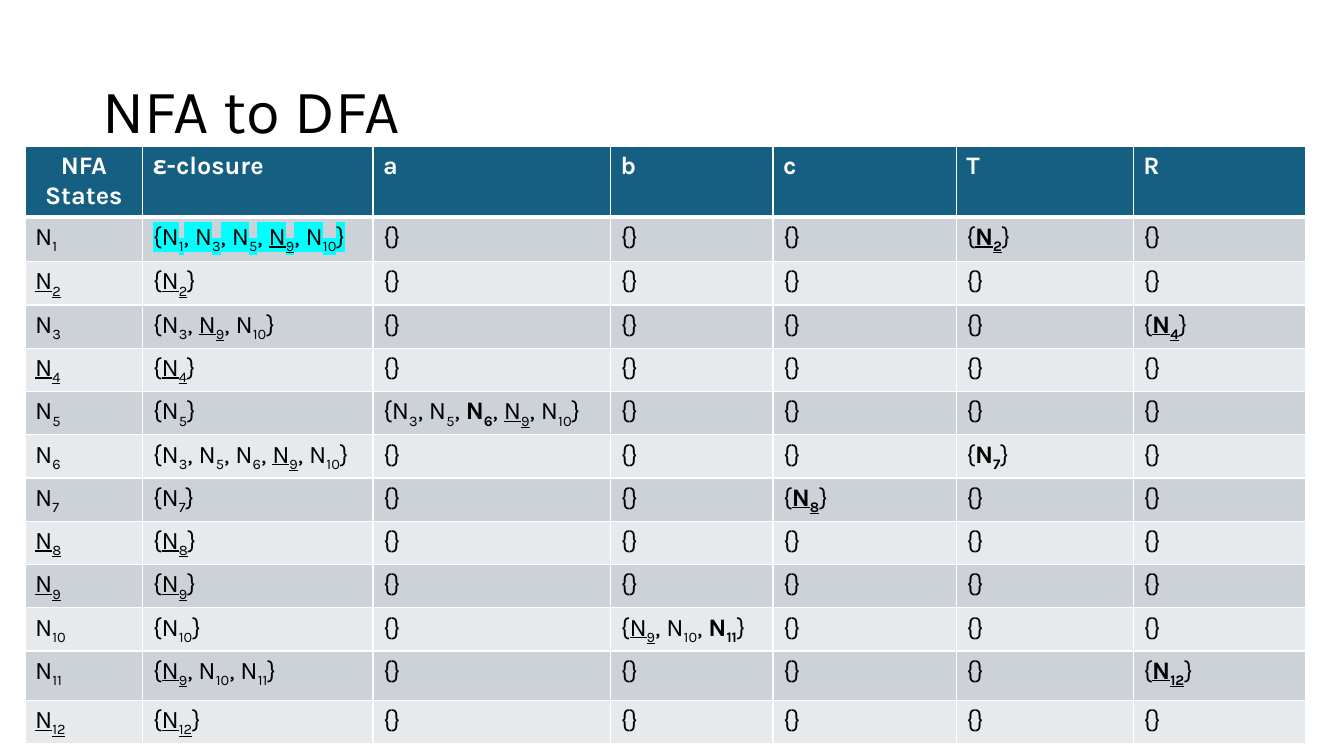
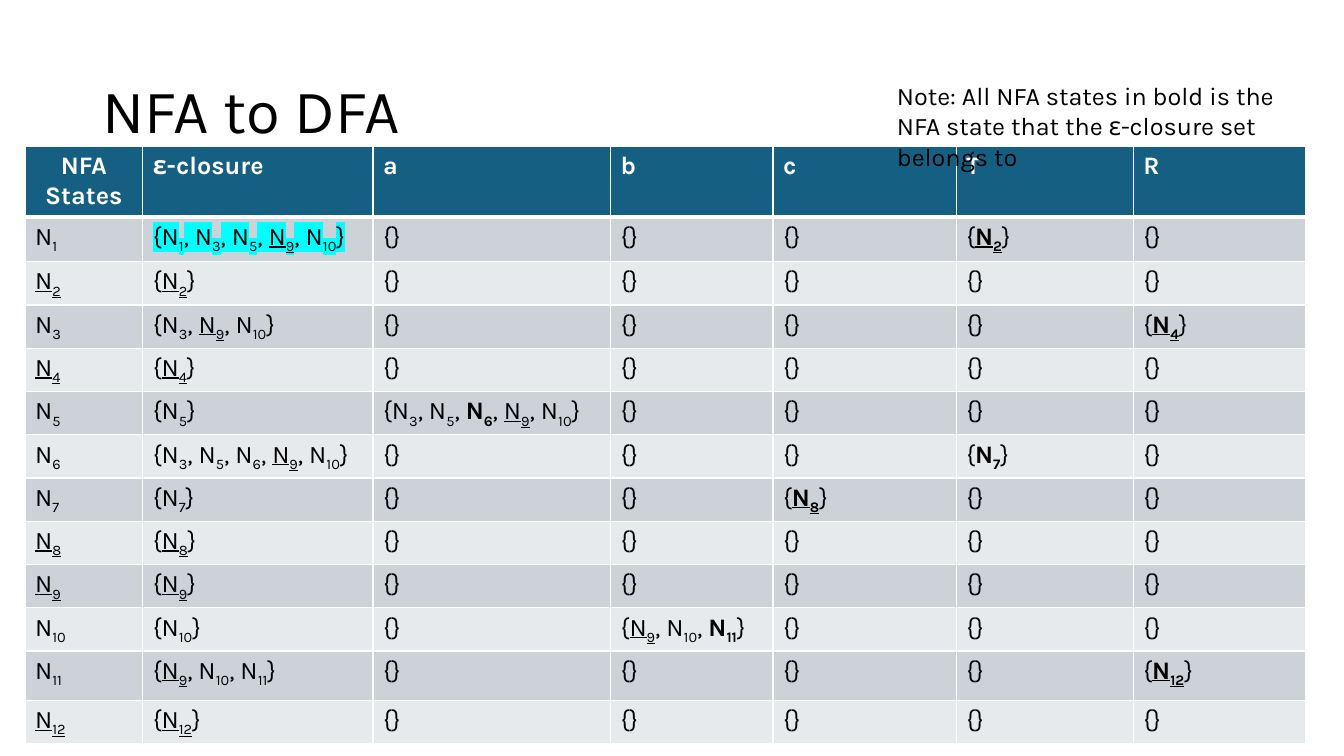
Before and after one commit to Danieldv-s/Research-Materials, a slide deck: slide 30 of Syntax-Analysis/Section2.13Expansion.pptx (slide 24 before the commit). Drawn at 1344x756 pixels with LibreOffice and Linux fonts; fonts in the diff are those of the drawing. Boxes give left, top, right and bottom in pixels: in the first picture for what was removed or moved away, otherwise in the second. Text is boxed around its words. In the diff, an @@ line names an element or a change of style, - is before the commit and + after.

```diff
--- a/Syntax-Analysis/Section2.13Expansion.pptx
+++ b/Syntax-Analysis/Section2.13Expansion.pptx
@@ text added at box(897, 87, 1274, 172), 18 pt, text #000000 @@
+Note: All NFA states in bold is the NFA state that the ε-closure set belongs to
```
Also in this commit, not shown: 33 other slides changed, 11 slides added.
